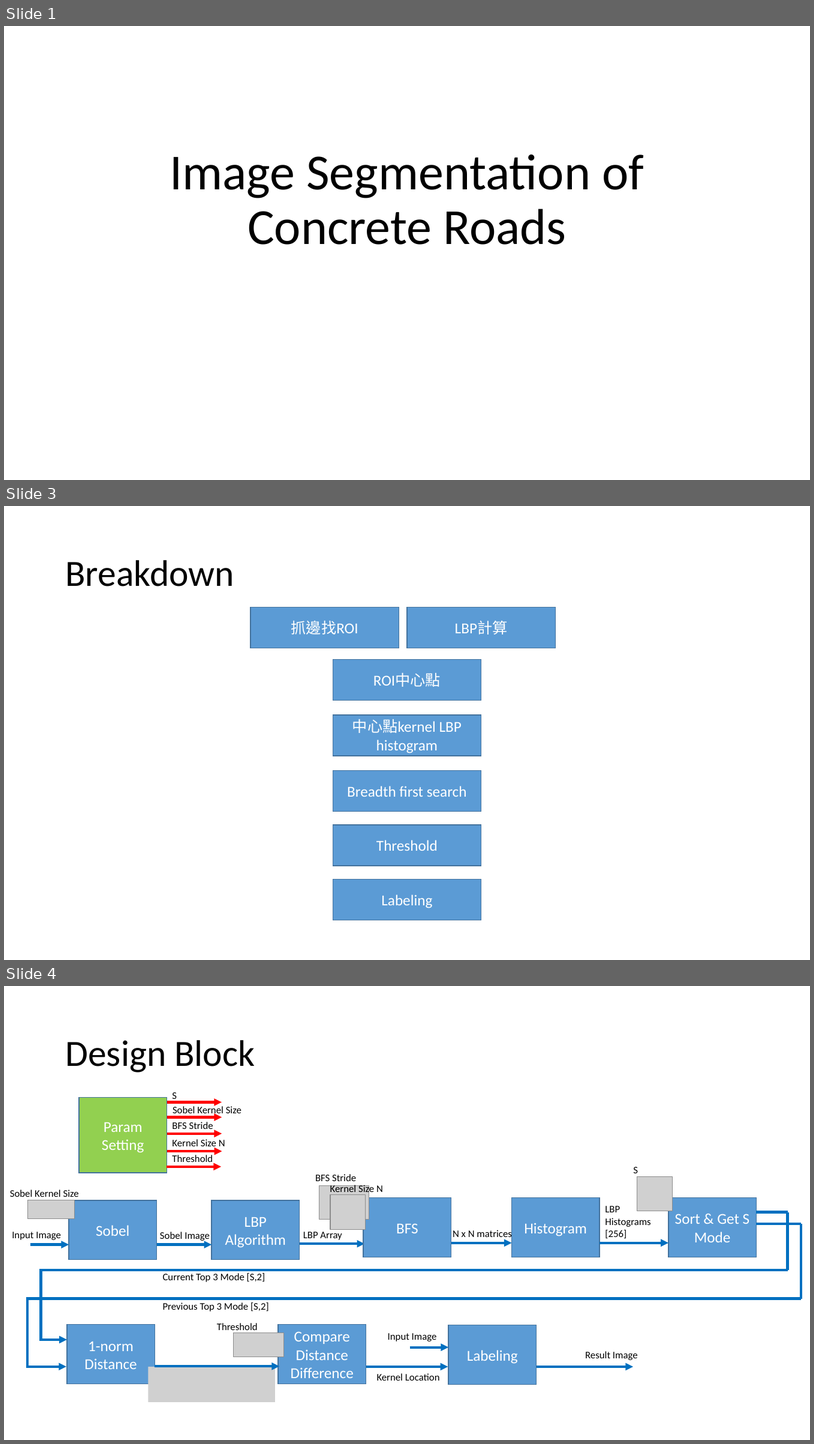
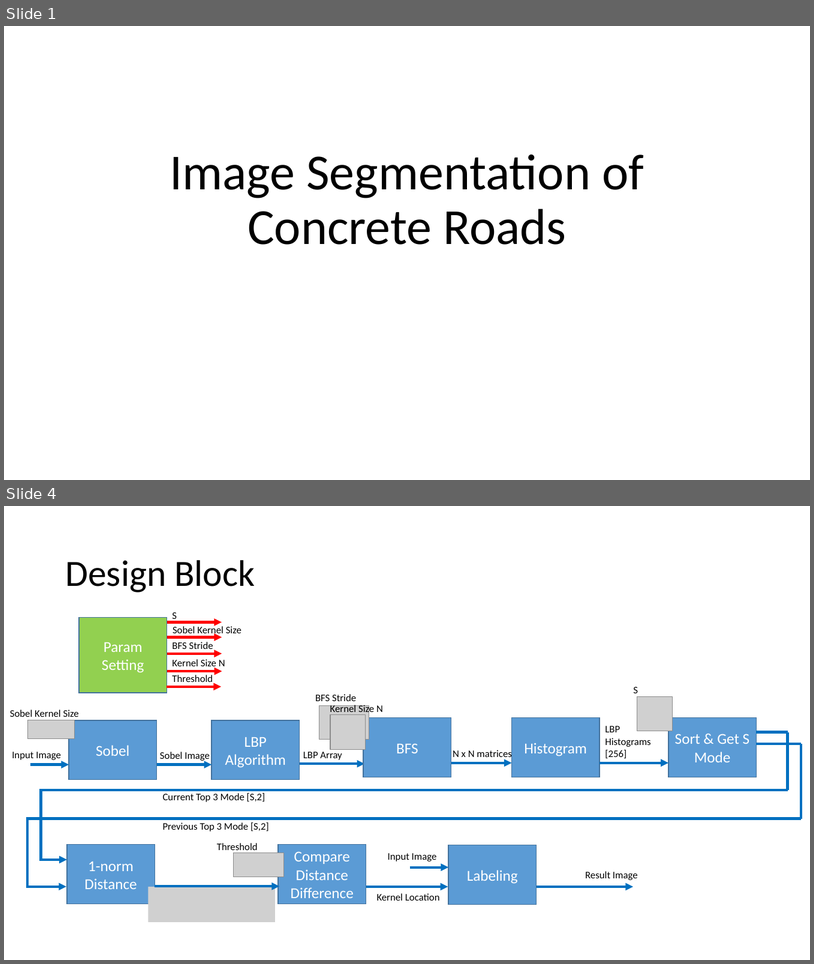
Before and after one commit to kennygnw/road_segmentation_hw, a slide deck: Image Segmentation of Concrete Roads.pptx. Shown one above the other, each under a label of ours: slides 1, 3 and 4 before the commit, slides 1 and 4 after it; the slides between them are not shown. The pictures are 814x1444 and 814x964 pixels, drawn with LibreOffice and Linux fonts; fonts in the diff are those of the drawing; grey boxes stand for pictures. Boxes give left, top, right and bottom in pixels: in the first picture for what was removed or moved away, otherwise in the second. Text is boxed around its words. In the diff, an @@ line names an element or a change of style, - is before the commit and + after.

```diff
--- a/Image Segmentation of Concrete Roads.pptx
+++ b/Image Segmentation of Concrete Roads.pptx
@@ slide 3 removed at bbox=[4, 506, 810, 960], background #FFFFFF @@
@@ title removed at bbox=[65, 560, 234, 586] @@
-Breakdown
@@ rectangle removed at bbox=[251, 607, 399, 648] @@
-抓邊找ROI
@@ rectangle removed at bbox=[408, 607, 556, 648] @@
-LBP計算
@@ rectangle removed at bbox=[333, 659, 482, 700] @@
-ROI中心點
@@ rectangle removed at bbox=[333, 715, 482, 756] @@
-中心點kernel LBP histogram
@@ rectangle removed at bbox=[333, 771, 482, 811] @@
-Breadth first search
@@ rectangle removed at bbox=[333, 825, 482, 866] @@
-Threshold
@@ rectangle removed at bbox=[333, 879, 482, 920] @@
-Labeling
```
Also in this commit, not shown: 1 slide changed, 1 slide added.
